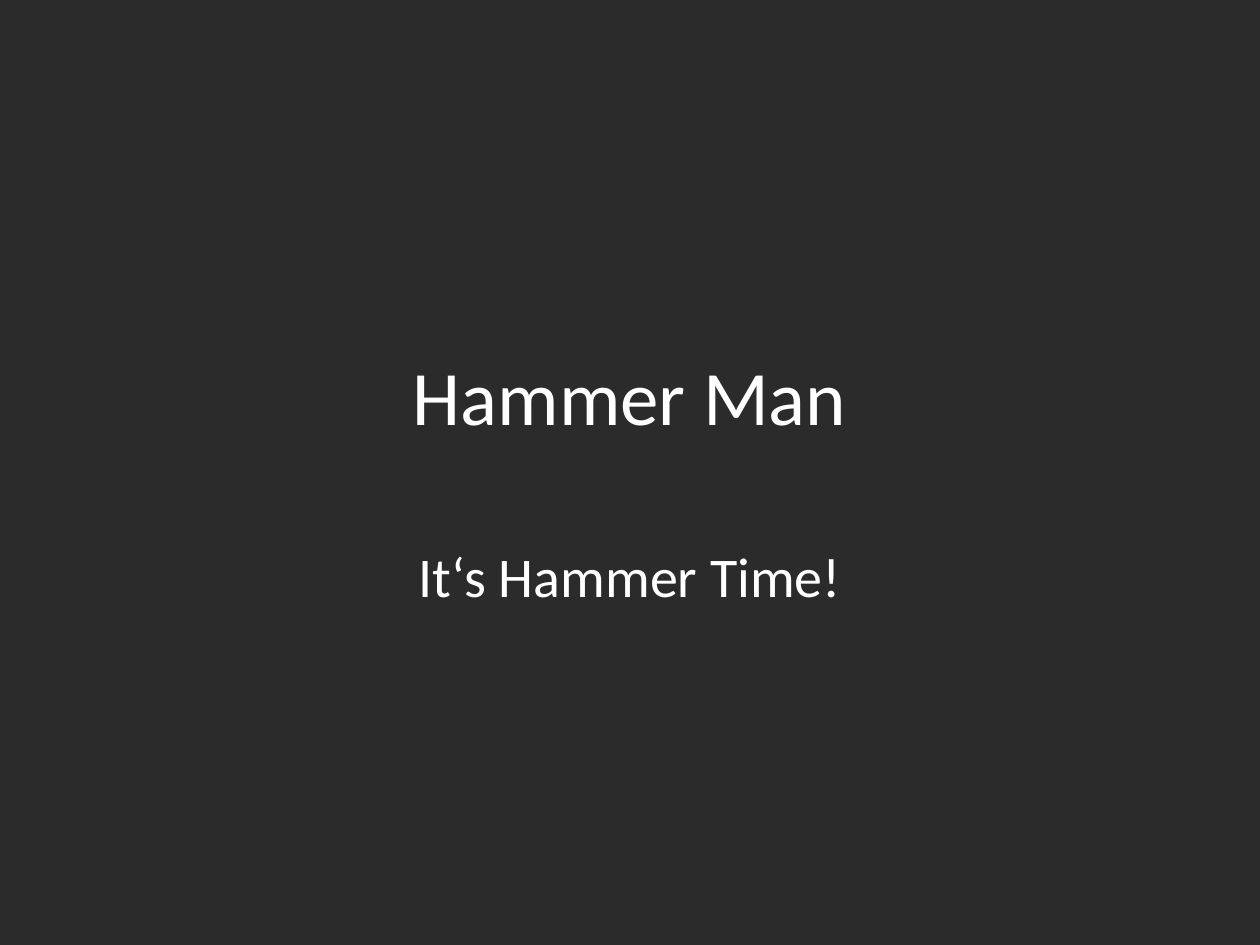
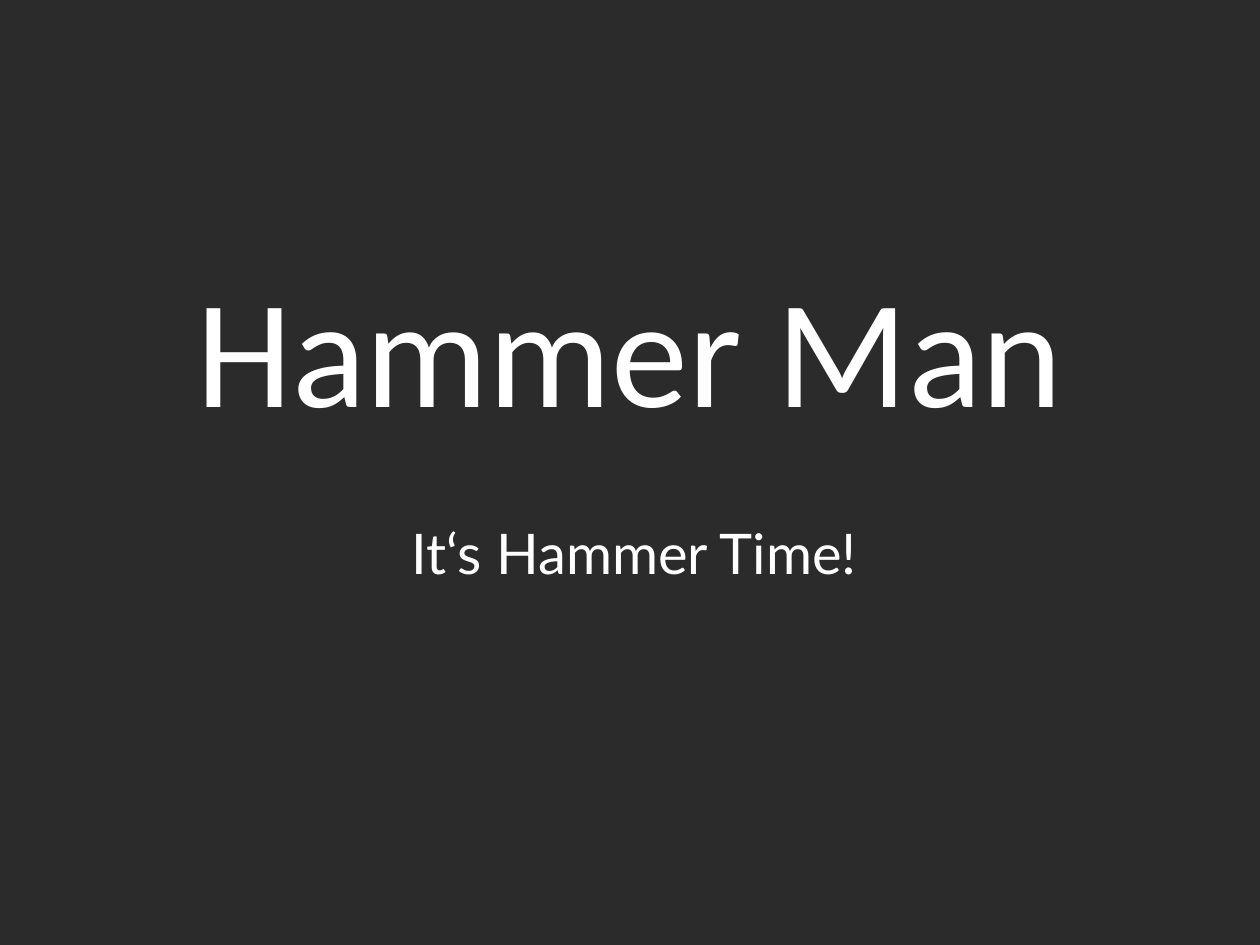
Before and after one commit to Assertores/HammerMan, a slide deck: slide 1 of Documentation/Hammer Man.pptx. Drawn at 1260x945 pixels with LibreOffice and Linux fonts; fonts in the diff are those of the drawing; background and template pictures are left out; a plain dark background stands for a picture behind light text. Boxes give left, top, right and bottom in pixels: in the first picture for what was removed or moved away, otherwise in the second. Text is boxed around its words. In the diff, an @@ line names an element or a change of style, - is before the commit and + after.

Commit message:
Changed Fonts in PPP

```diff
--- a/Documentation/Hammer Man.pptx
+++ b/Documentation/Hammer Man.pptx
@@ title "Hammer Man" moved from (x1=413, y1=375, x2=846, y2=426) to (x1=196, y1=308, x2=1063, y2=408) @@
@@ title "Hammer Man" at (x1=196, y1=308, x2=1063, y2=408): size 44 to 88 pt @@
@@ subtitle "It‘s Hammer Time!" moved from (x1=418, y1=557, x2=841, y2=598) to (x1=412, y1=531, x2=857, y2=575) @@
@@ subtitle "It‘s Hammer Time!" at (x1=412, y1=531, x2=857, y2=575): font Calibri to Lato @@
```
Also in this commit, not shown: 11 other slides changed.
